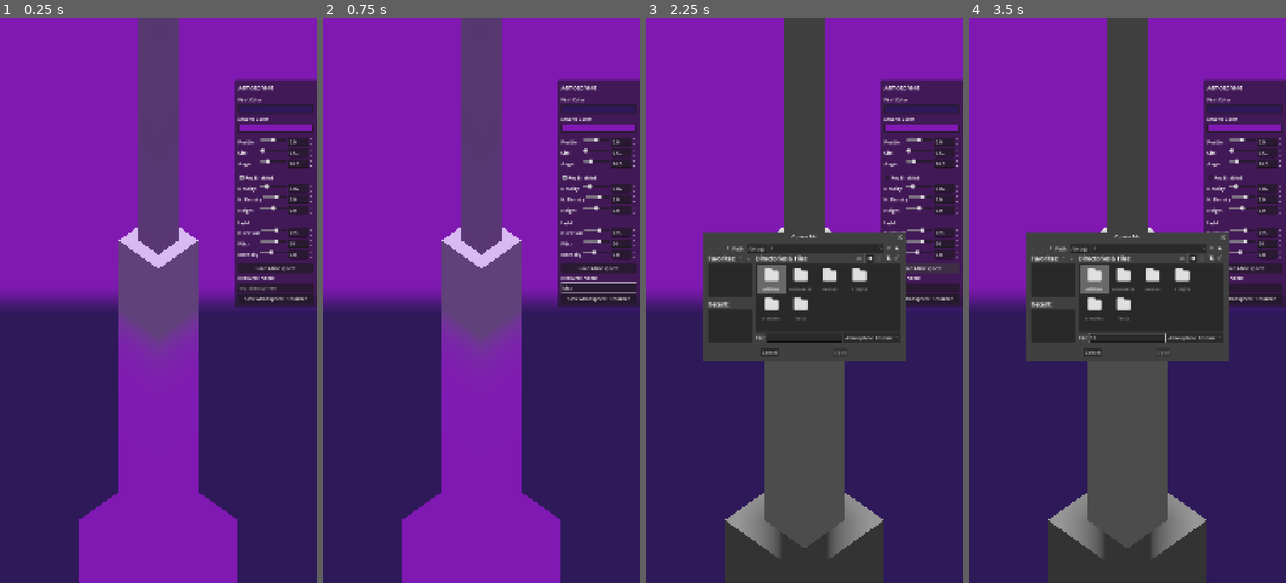
Above: before the commit, frames 1-4 (left to right).
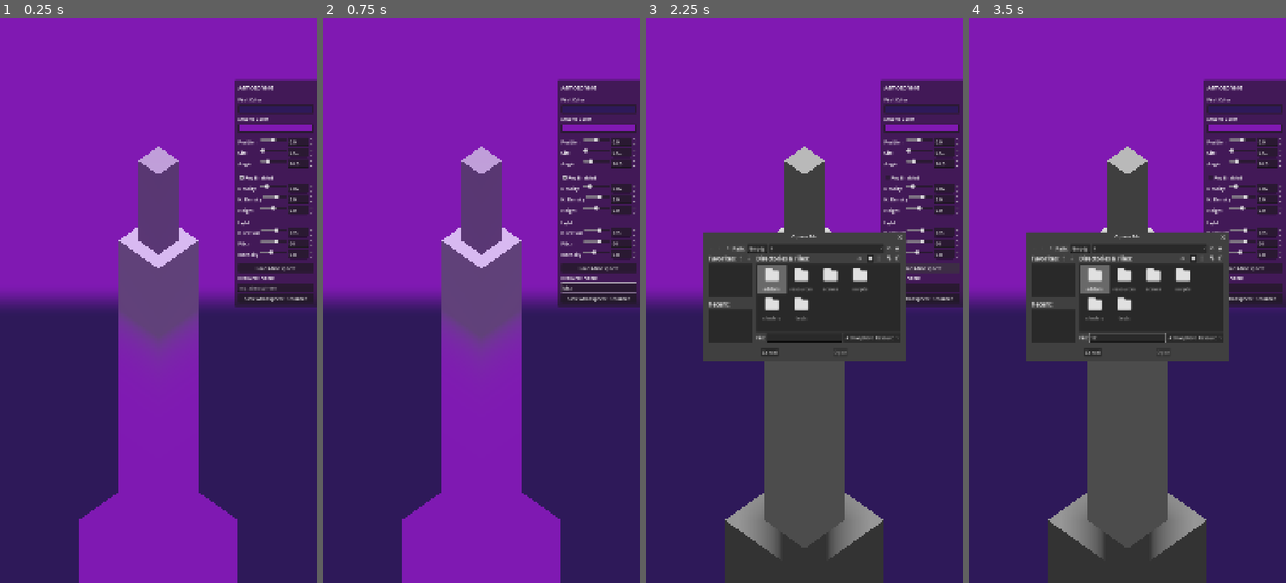
Above: after the commit, the same moments.

Repository: AlbertoHdezCerezo/learn-how-to-minigolf
Game: Godot game, scene res://scenes/level_editor_tools/atmosphere_generator/atmosphere_generator.tscn
Same seed, same stepped clock (60 frames per second), same inputs: the game is played once before the commit and once after it. The project has no main scene, so this scene is started directly.
Inputs (mouse positions are in pixels of both pictures, inside the frame that each line leads up to):
- Up to frame 1 (0.25 s): no input
- Up to frame 2 (0.75 s): click (598, 289) at 0.52 s; type "Alex" at 0.6 s
- Up to frame 3 (2.25 s): click "Fog Enabled" at 1.25 s; click "Load Atmosphere" at 2 s
- Up to frame 4 (3.5 s): click (1127, 340) at 2.77 s; type "12" at 2.85 s

The runs differ from the first frame. In frame 1, 3.4% of the frame differs, in the area x 43-57%, y 0-28%; in frame 2, 3.4%; in frame 3, 3.7%; in frame 4, 3.8%, in the area x 20-80%, y 0-60%.

Commit message:
style: Shrink top block height from 7 to 2 (#13)
Co-Authored-By: Claude Opus 4.6 (1M context) <noreply@anthropic.com>

Diff:
--- a/scenes/level_editor_tools/atmosphere_generator/atmosphere_generator.tscn
+++ b/scenes/level_editor_tools/atmosphere_generator/atmosphere_generator.tscn
@@ -18,7 +18,7 @@
 albedo_color = Color(0.65, 0.65, 0.65, 1)
 
 [sub_resource type="BoxMesh" id="BoxMesh_3"]
-size = Vector3(0.5, 7, 0.5)
+size = Vector3(0.5, 2, 0.5)
 
 [sub_resource type="StandardMaterial3D" id="StandardMaterial3D_3"]
 albedo_color = Color(0.55, 0.55, 0.55, 1)
@@ -40,7 +40,7 @@
 surface_material_override/0 = SubResource("StandardMaterial3D_2")
 
 [node name="TopBlock" type="MeshInstance3D" parent="."]
-transform = Transform3D(1, 0, 0, 0, 1, 0, 0, 0, 1, 0, 5, 0)
+transform = Transform3D(1, 0, 0, 0, 1, 0, 0, 0, 1, 0, 2.5, 0)
 mesh = SubResource("BoxMesh_3")
 surface_material_override/0 = SubResource("StandardMaterial3D_3")
 
